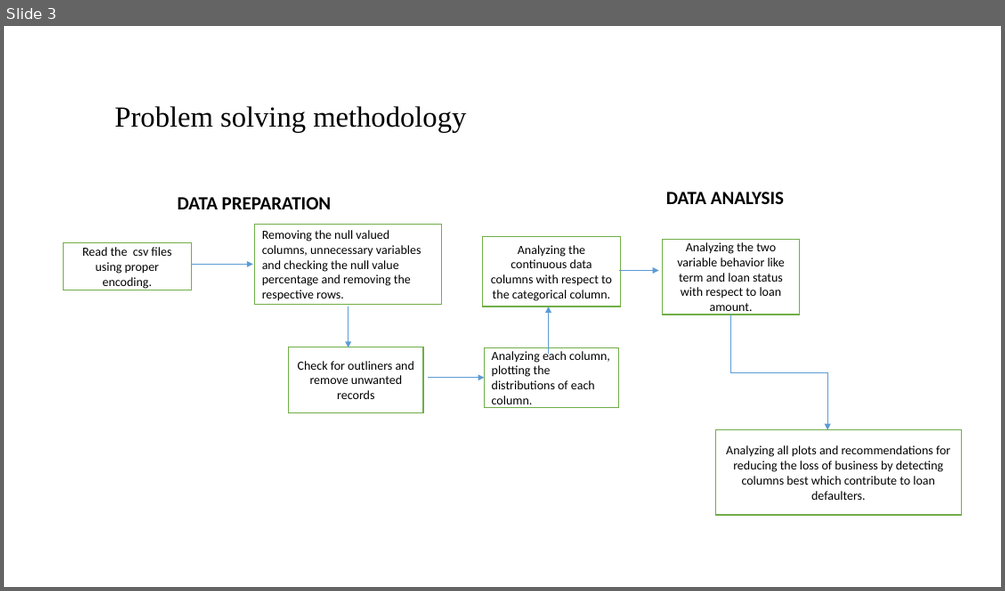
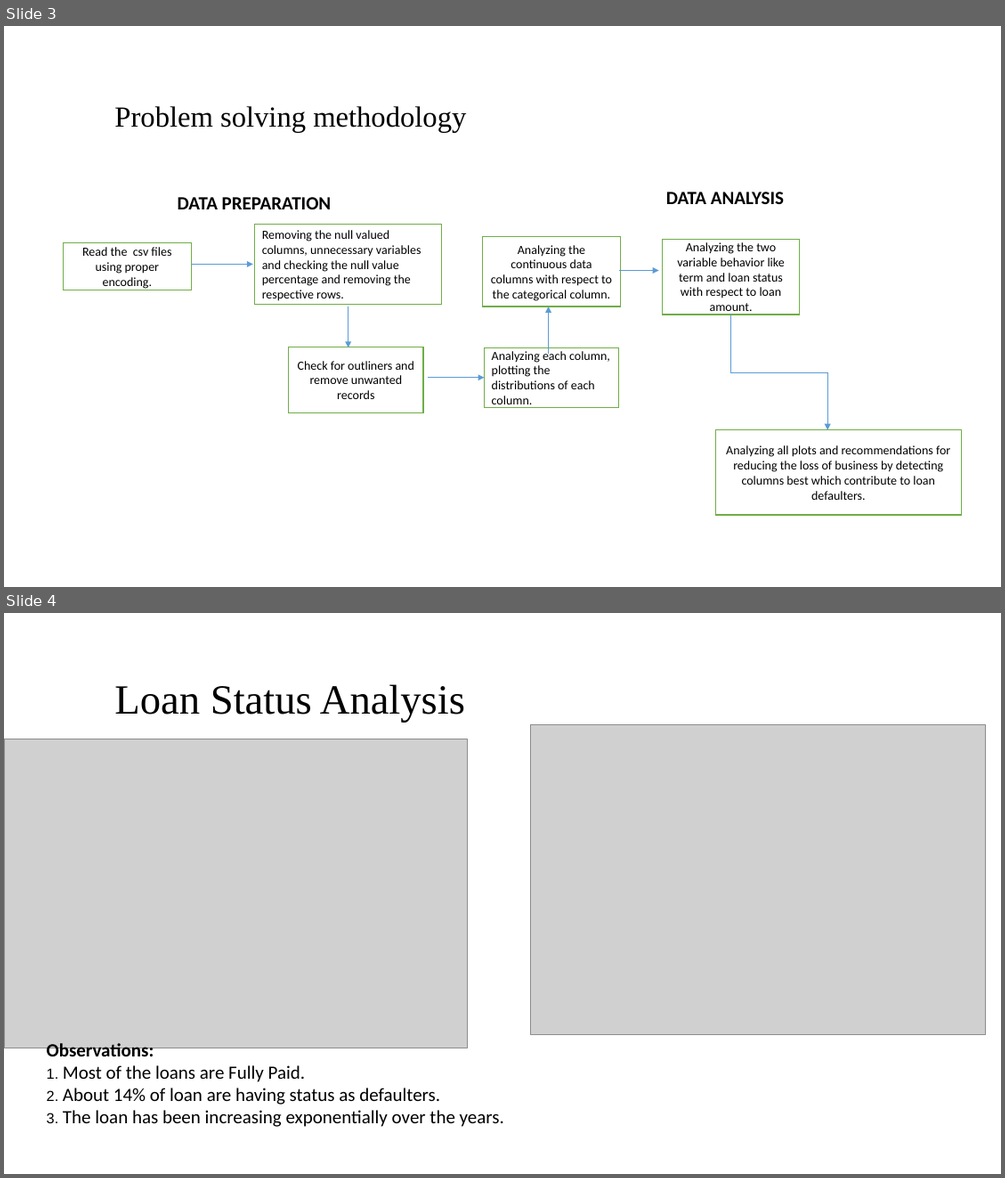
Before and after one commit to ArjunAshokKumar/Lending-Club-Case-Study, a slide deck: Niraj Kumar.pptx. Shown one above the other, each under a label of ours: slide 3 before the commit, slides 3 and 4 after it. The pictures are 1005x591 and 1005x1178 pixels, drawn with LibreOffice and Linux fonts; fonts in the diff are those of the drawing; grey boxes stand for pictures; background and template pictures are left out. Boxes give left, top, right and bottom in pixels: in the first picture for what was removed or moved away, otherwise in the second. Text is boxed around its words. In the diff, an @@ line names an element or a change of style, - is before the commit and + after.

```diff
--- a/Niraj Kumar.pptx
+++ b/Niraj Kumar.pptx
@@ slide 4 added at (4,613,1001,1174), background #FFFFFF @@
@@ title added at (114,684,465,722), 40 pt, text #000000 @@
+Loan Status Analysis
@@ picture added at (4,738,468,1048) @@
@@ picture added at (531,724,986,1034) @@
@@ text added at (47,1043,504,1127), 18 pt, text #000000 @@
+Observations:
+1. Most of the loans are Fully Paid.
+2. About 14% of loan are having status as defaulters.
+3. The loan has been increasing exponentially over the years.
```
Also in this commit, not shown: 2 other slides added, 3 slides removed.
